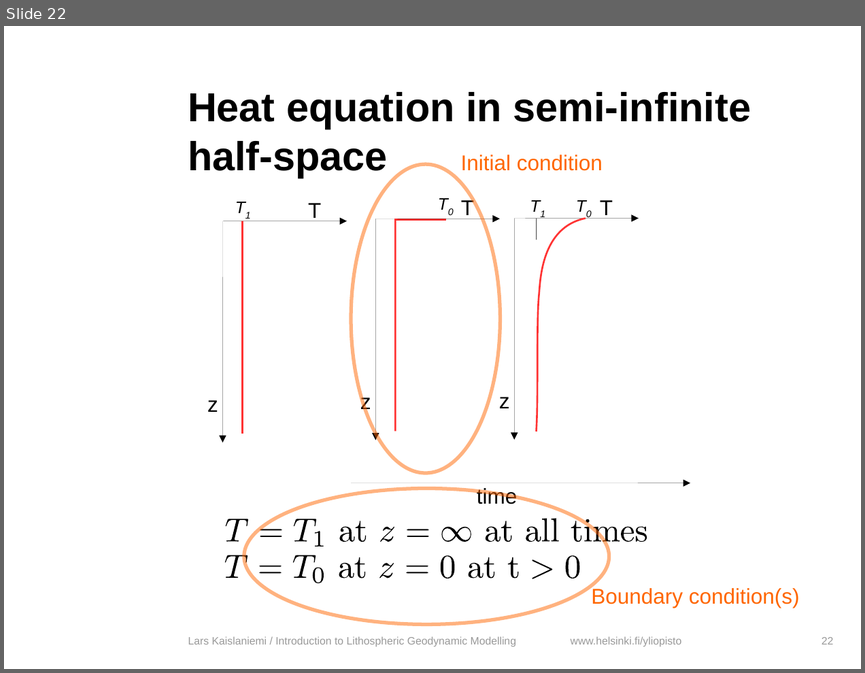
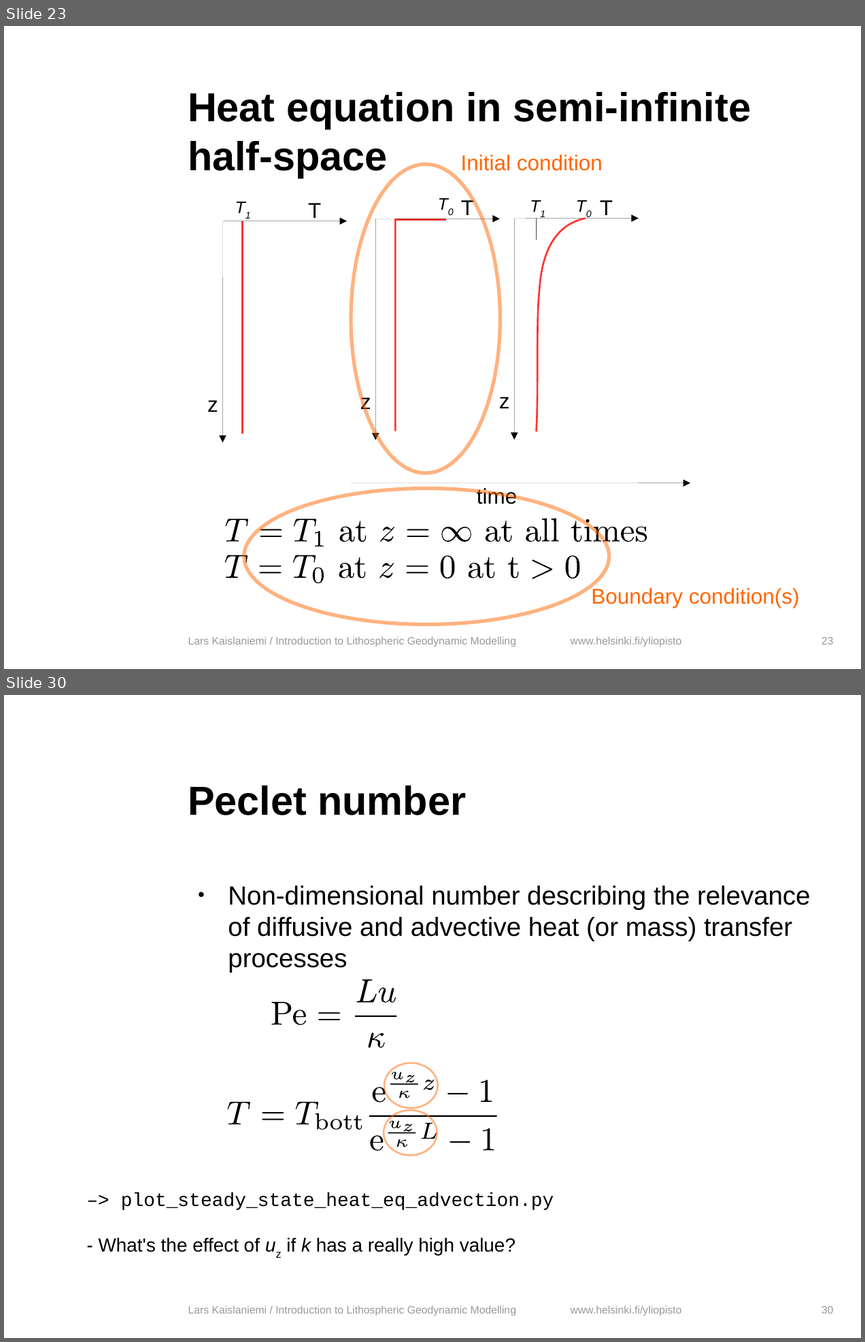
Before and after one commit to HUGG/NGWM2016-modelling-course, a slide deck: Lessons/03-Analytical-solutions-heat-transfer/heat_transfer_analytical.odp. Shown one above the other, each under a label of ours: slide 22 before the commit, slides 23 and 30 after it; the slides between them are not shown. The pictures are 865x673 and 865x1342 pixels, drawn with LibreOffice and Linux fonts; fonts in the diff are those of the drawing; background and template pictures are left out. Boxes give left, top, right and bottom in pixels: in the first picture for what was removed or moved away, otherwise in the second. Text is boxed around its words. In the diff, an @@ line names an element or a change of style, - is before the commit and + after.

```diff
--- a/Lessons/03-Analytical-solutions-heat-transfer/heat_transfer_analytical.odp
+++ b/Lessons/03-Analytical-solutions-heat-transfer/heat_transfer_analytical.odp
@@ slide 30 added at (4, 695, 861, 1338), background #FFFFFF; not listed: 1 template element that a slide beside it also shows @@
@@ title added at (188, 785, 466, 815), 34 pt, text #000000, bold @@
+Peclet number
@@ text added at (228, 885, 810, 972), 22 pt, text #000000 @@
+● Non-dimensional number describing the relevance of diffusive and advective heat (or mass) transfer processes
@@ group added at (271, 979, 397, 1048): 7 freeform shapes @@
@@ group added at (99, 1063, 554, 1255): 25 freeform shapes, 2 ellipses, 1 text @@
+–> plot_steady_state_heat_eq_advection.py
+- What's the effect of uz if k has a really high value?
@@ text added at (188, 1305, 516, 1315), 9 pt, text #999999 @@
+Lars Kaislaniemi / Introduction to Lithospheric Geodynamic Modelling
@@ page number added at (821, 1306, 834, 1313), 9 pt, text #999999 @@
+30
@@ what was slide 22 is now slide 23 @@
@@ page number at (821, 637, 834, 644): text changed @@
-22
+23
```
Also in this commit, not shown: 14 slides changed, 7 other slides added, 3 other files.
